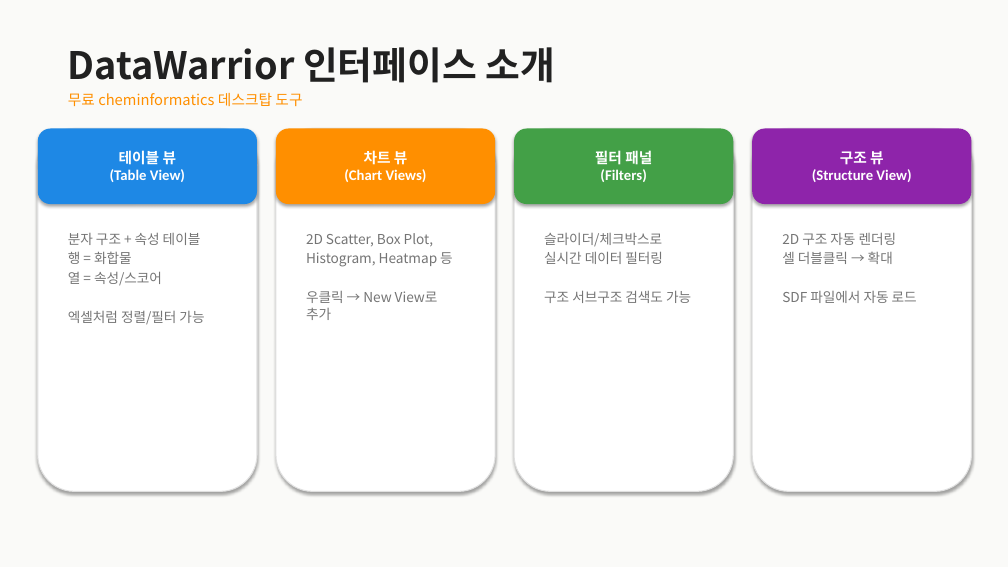
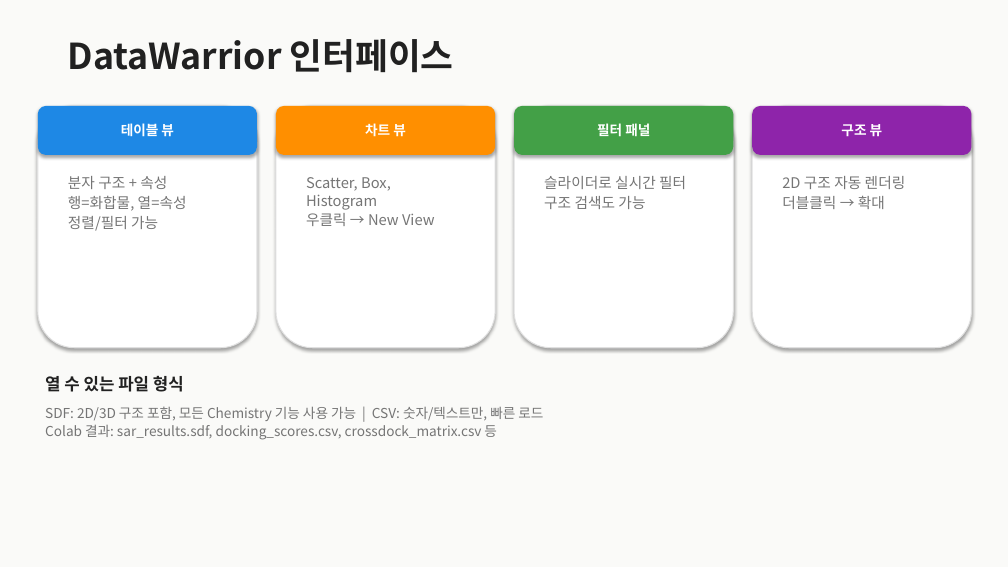
Before and after one commit to fourmodern/molecular_docking_tutorial, a slide deck: slide 2 of DataWarrior_Tutorial.pptx. Drawn at 1008x567 pixels with LibreOffice and Linux fonts; fonts in the diff are those of the drawing. Boxes give left, top, right and bottom in pixels: in the first picture for what was removed or moved away, otherwise in the second. Text is boxed around its words. In the diff, an @@ line names an element or a change of style, - is before the commit and + after.

```diff
--- a/DataWarrior_Tutorial.pptx
+++ b/DataWarrior_Tutorial.pptx
@@ text at bbox=[68, 39, 454, 73]: text changed; size 36 to 34 pt @@
-DataWarrior 인터페이스 소개
+DataWarrior 인터페이스
@@ rounded rectangle "테이블 뷰": place and size @@
-rounded rectangle "테이블 뷰" at bbox=[38, 129, 257, 204]
+rounded rectangle "테이블 뷰" at bbox=[38, 106, 257, 155]
@@ rounded rectangle: place and size @@
-rounded rectangle at bbox=[38, 129, 257, 492]
+rounded rectangle at bbox=[38, 106, 257, 348]
@@ text removed at bbox=[68, 93, 302, 106] @@
-무료 cheminformatics 데스크탑 도구
@@ rounded rectangle "차트 뷰": place and size @@
-rounded rectangle "차트 뷰" at bbox=[276, 129, 495, 204]
+rounded rectangle "차트 뷰" at bbox=[276, 106, 495, 155]
@@ rounded rectangle: place and size @@
-rounded rectangle at bbox=[276, 129, 495, 492]
+rounded rectangle at bbox=[276, 106, 495, 348]
@@ rounded rectangle "필터 패널": place and size @@
-rounded rectangle "필터 패널" at bbox=[514, 129, 734, 204]
+rounded rectangle "필터 패널" at bbox=[514, 106, 734, 155]
@@ rounded rectangle: place and size @@
-rounded rectangle at bbox=[514, 129, 734, 492]
+rounded rectangle at bbox=[514, 106, 734, 348]
@@ rounded rectangle "구조 뷰": place and size @@
-rounded rectangle "구조 뷰" at bbox=[752, 129, 972, 204]
+rounded rectangle "구조 뷰" at bbox=[752, 106, 972, 155]
@@ rounded rectangle: place and size @@
-rounded rectangle at bbox=[752, 129, 972, 492]
+rounded rectangle at bbox=[752, 106, 972, 348]
@@ text in rounded rectangle at bbox=[121, 123, 174, 137]: text changed; size 14 to 13 pt @@
-테이블 뷰
-(Table View)
+테이블 뷰
@@ text in rounded rectangle at bbox=[365, 123, 406, 137]: text changed; size 14 to 13 pt @@
-차트 뷰
-(Chart Views)
+차트 뷰
@@ text in rounded rectangle at bbox=[597, 123, 650, 136]: text changed; size 14 to 13 pt @@
-필터 패널
-(Filters)
+필터 패널
@@ text in rounded rectangle at bbox=[841, 124, 883, 137]: text changed; size 14 to 13 pt @@
-구조 뷰
-(Structure View)
+구조 뷰
@@ text at bbox=[68, 176, 187, 231]: text changed; size 13 to 14 pt @@
-분자 구조 + 속성 테이블
-행 = 화합물
-열 = 속성/스코어
-엑셀처럼 정렬/필터 가능
+분자 구조 + 속성
+행=화합물, 열=속성
+정렬/필터 가능
@@ text at bbox=[306, 177, 435, 226]: text changed; size 13 to 14 pt @@
-2D Scatter, Box Plot,
-Histogram, Heatmap 등
-우클릭 → New View로 추가
+Scatter, Box, Histogram
+우클릭 → New View
@@ text at bbox=[544, 176, 686, 209]: text changed; size 13 to 14 pt @@
-슬라이더/체크박스로
-실시간 데이터 필터링
-구조 서브구조 검색도 가능
+슬라이더로 실시간 필터
+구조 검색도 가능
@@ text "2D 구조 자동 렌더링": place and size @@
-text "2D 구조 자동 렌더링" at bbox=[782, 233, 917, 303]
+text "2D 구조 자동 렌더링" at bbox=[782, 176, 906, 209]
@@ text at bbox=[782, 176, 906, 189]: size 13 to 14 pt in "2D 구조 자동 렌더링"; less space between paragraphs @@
@@ text at bbox=[782, 196, 885, 209]: text changed; size 13 to 14 pt @@
-셀 더블클릭 → 확대
-SDF 파일에서 자동 로드
+더블클릭 → 확대
@@ text added at bbox=[45, 376, 184, 392], 16 pt, text #212121, bold @@
+열 수 있는 파일 형식
@@ text added at bbox=[45, 407, 543, 440], 13 pt, text #757575 @@
+SDF: 2D/3D 구조 포함, 모든 Chemistry 기능 사용 가능 | CSV: 숫자/텍스트만, 빠른 로드
+Colab 결과: sar_results.sdf, docking_scores.csv, crossdock_matrix.csv 등
```
Also in this commit, not shown: 5 other slides changed, 1 slide added, 4 slides removed, 1 other file.
